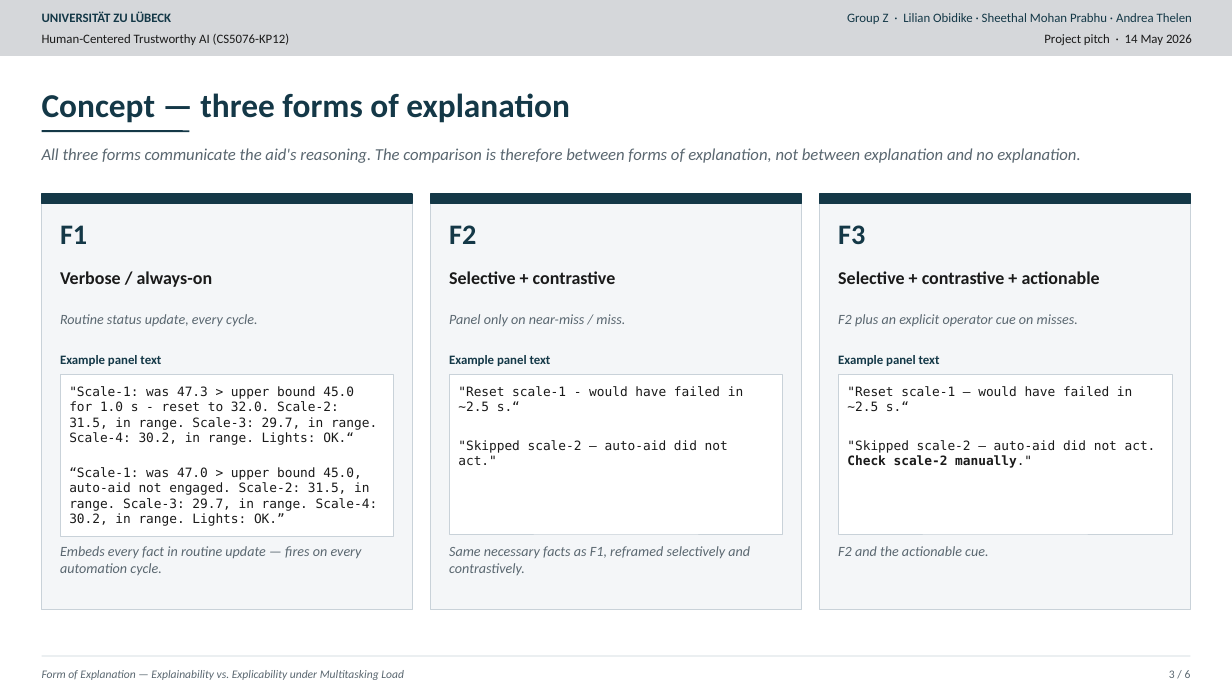
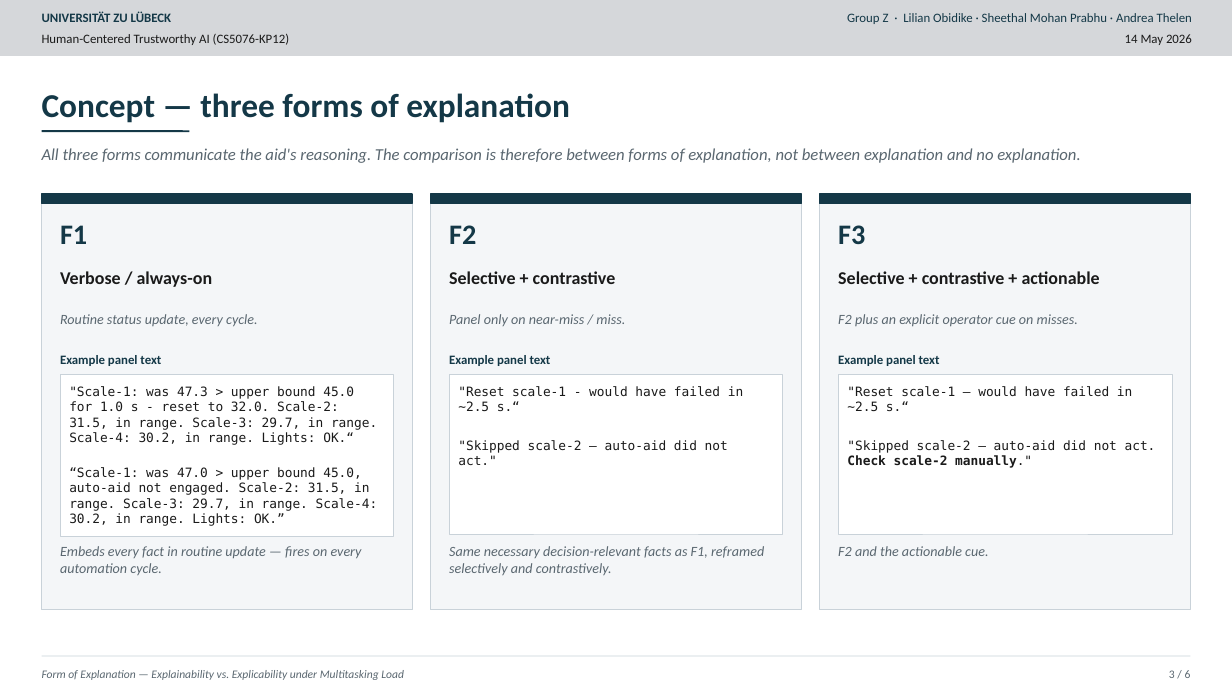
Before and after one commit to AndreaThelen/HumanCenteredAI, a slide deck: slide 3 of Documents/Study.pptx. Drawn at 1232x693 pixels with LibreOffice and Linux fonts; fonts in the diff are those of the drawing. Boxes give left, top, right and bottom in pixels: in the first picture for what was removed or moved away, otherwise in the second. Text is boxed around its words. In the diff, an @@ line names an element or a change of style, - is before the commit and + after.

```diff
--- a/Documents/Study.pptx
+++ b/Documents/Study.pptx
@@ text at (1125,34,1192,45): text changed @@
-Project pitch · 14 May 2026
+14 May 2026
@@ text at (449,546,764,575): text changed @@
-Same necessary facts as F1, reframed selectively and contrastively.
+Same necessary decision-relevant facts as F1, reframed selectively and contrastively.
```
Also in this commit, not shown: 5 other slides changed.
